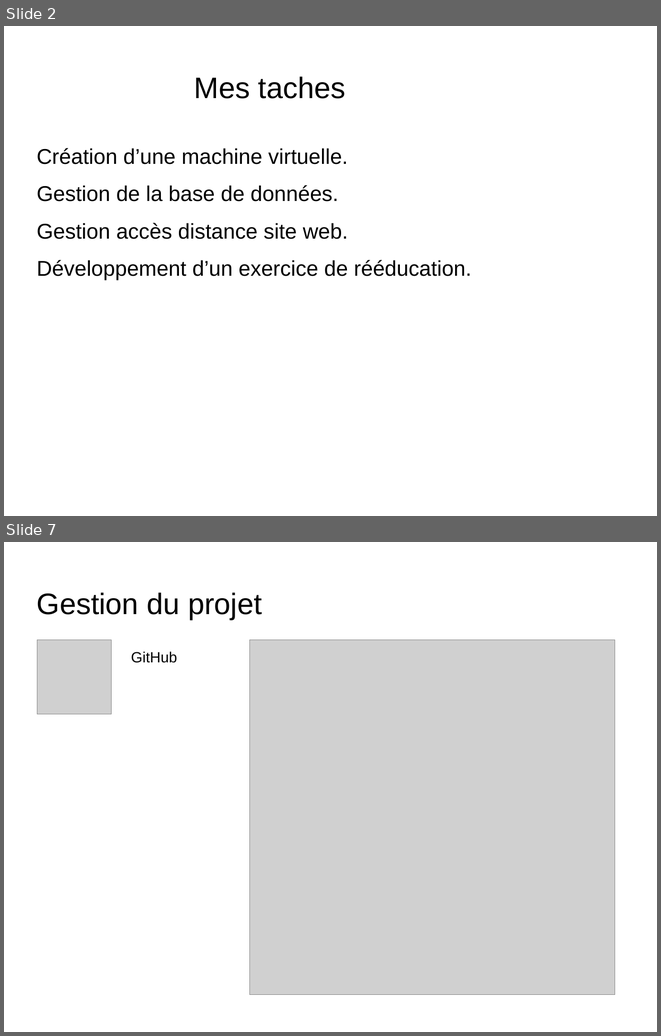
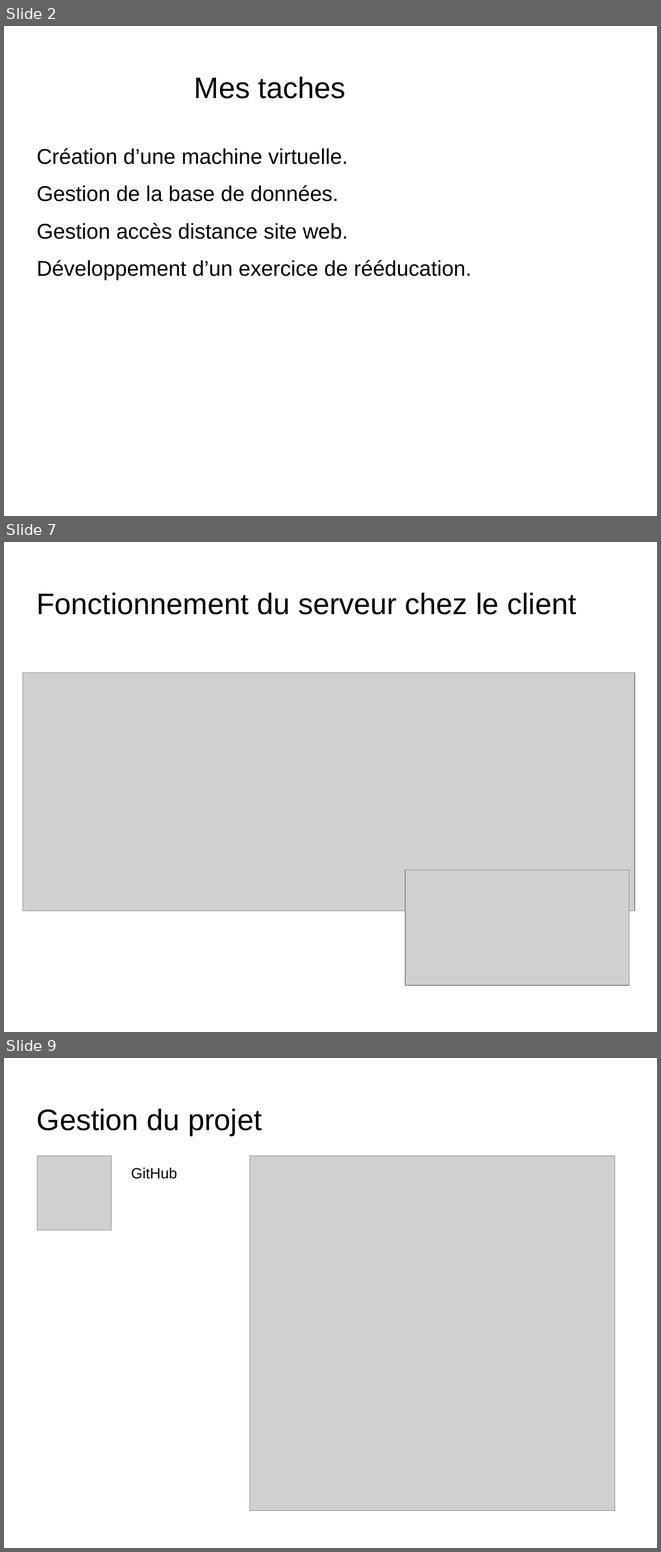
Before and after one commit to ClementM0512/Projet_Ortho, a slide deck: diapo karl Bourgault.odp. Shown one above the other, each under a label of ours: slides 2 and 7 before the commit, slides 2, 7 and 9 after it; the slides between them are not shown. The pictures are 661x1036 and 661x1552 pixels, drawn with LibreOffice and Linux fonts; fonts in the diff are those of the drawing; grey boxes stand for pictures; background and template pictures are left out. Boxes give left, top, right and bottom in pixels: in the first picture for what was removed or moved away, otherwise in the second. Text is boxed around its words. In the diff, an @@ line names an element or a change of style, - is before the commit and + after.

```diff
--- a/diapo karl Bourgault.odp
+++ b/diapo karl Bourgault.odp
@@ slide 7 added at (x1=4, y1=542, x2=657, y2=1032), background picture (left out) @@
@@ title added at (x1=37, y1=592, x2=576, y2=615), 36 pt, text #000000 @@
+Fonctionnement du serveur chez le client
@@ picture added at (x1=23, y1=672, x2=635, y2=910) @@
@@ picture added at (x1=405, y1=870, x2=629, y2=985) @@
@@ what was slide 7 is now slide 9 @@
```
Also in this commit, not shown: 2 slides changed, 5 other slides added, 5 slides removed.
